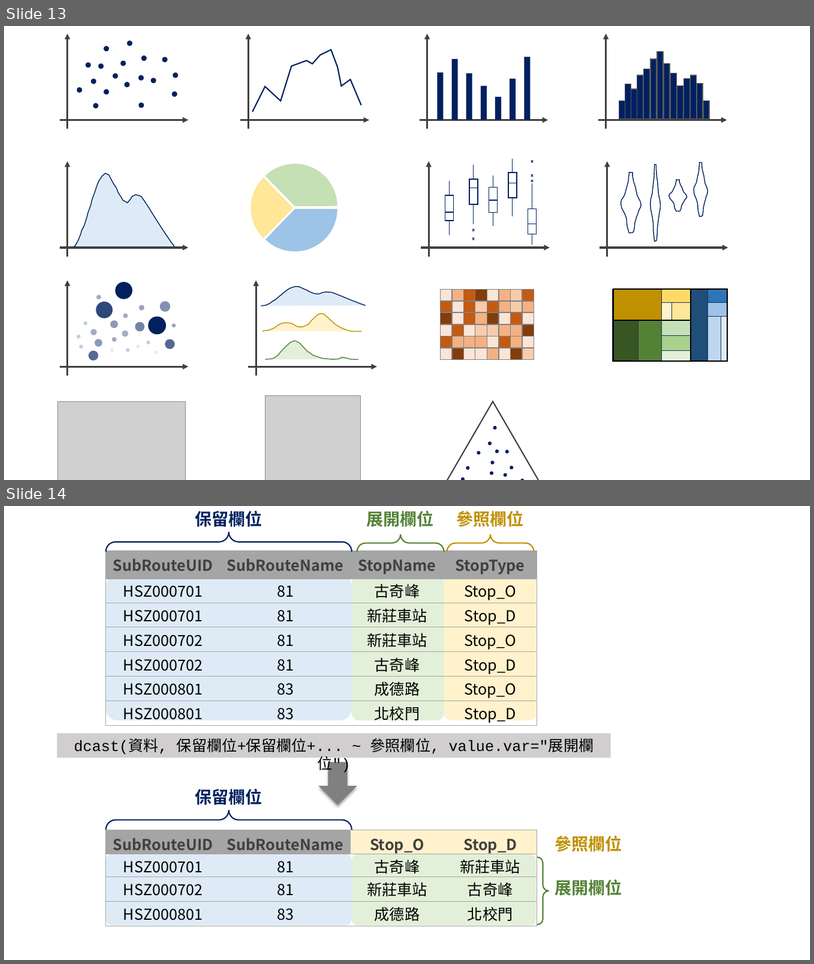
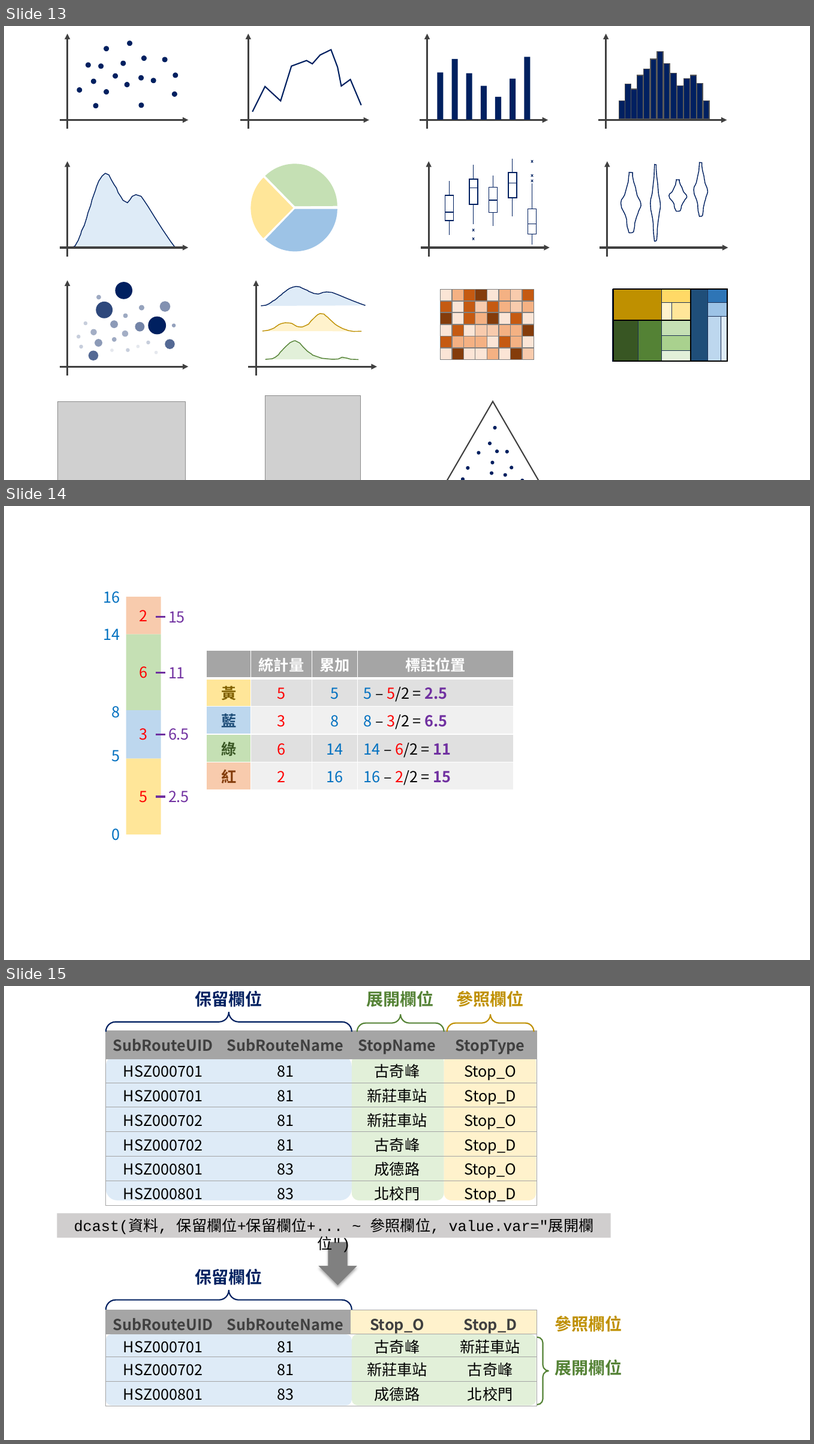
Before and after one commit to ChiaJung-Yeh/Transport-Analysis, a slide deck: figure/figure.pptx. Shown one above the other, each under a label of ours: slides 13 and 14 before the commit, slides 13, 14 and 15 after it. The pictures are 814x964 and 814x1444 pixels, drawn with LibreOffice and Linux fonts; fonts in the diff are those of the drawing; grey boxes stand for pictures. Boxes give left, top, right and bottom in pixels: in the first picture for what was removed or moved away, otherwise in the second. Text is boxed around its words. In the diff, an @@ line names an element or a change of style, - is before the commit and + after.

```diff
--- a/figure/figure.pptx
+++ b/figure/figure.pptx
@@ slide 14 added at <box>4,506,810,960</box>, background #FFFFFF @@
@@ text added at <box>104,591,120,603</box>, 18 pt, text #0070C0 @@
+16
@@ rectangle added at <box>126,597,161,634</box>, fill #F8CBAD @@
@@ text added at <box>140,610,148,621</box>, 18 pt, text #FF0000 @@
+2
@@ text added at <box>168,611,185,623</box>, 18 pt, text #7030A0 @@
+15
@@ text added at <box>104,628,120,640</box>, 18 pt, text #0070C0 @@
+14
@@ line added from (156, 617) to (165, 617), #7030A0 2.25 pt @@
@@ rectangle added at <box>126,634,161,711</box>, fill #C5E0B4 @@
@@ text added at <box>140,666,148,678</box>, 18 pt, text #FF0000 @@
+6
@@ text added at <box>168,667,185,678</box>, 18 pt, text #7030A0 @@
+11
@@ table added at <box>207,650,514,787</box>, 5 rows, 4 columns @@
+ | 統計量 | 累加 | 標註位置
+黃 | 5 | 5 | 5 – 5/2 = 2.5
+藍 | 3 | 8 | 8 – 3/2 = 6.5
+綠 | 6 | 14 | 14 – 6/2 = 11
+紅 | 2 | 16 | 16 – 2/2 = 15
@@ line added from (156, 673) to (165, 673), #7030A0 2.25 pt @@
@@ text added at <box>112,706,120,718</box>, 18 pt, text #0070C0 @@
+8
@@ rectangle added at <box>126,710,161,758</box>, fill #BDD7EE @@
@@ text added at <box>140,728,148,740</box>, 18 pt, text #FF0000 @@
+3
@@ line added from (156, 734) to (165, 734), #7030A0 2.25 pt @@
@@ text added at <box>168,728,189,740</box>, 18 pt, text #7030A0 @@
+6.5
@@ text added at <box>112,750,120,762</box>, 18 pt, text #0070C0 @@
+5
@@ rectangle added at <box>126,758,161,834</box>, fill #FFE699 @@
@@ text added at <box>140,790,148,802</box>, 18 pt, text #FF0000 @@
+5
@@ text added at <box>168,790,189,802</box>, 18 pt, text #7030A0 @@
+2.5
@@ line added from (156, 796) to (165, 796), #7030A0 2.25 pt @@
@@ text added at <box>112,828,120,840</box>, 18 pt, text #0070C0 @@
+0
@@ what was slide 14 is now slide 15 @@
```
Also in this commit, not shown: 30 other files.
